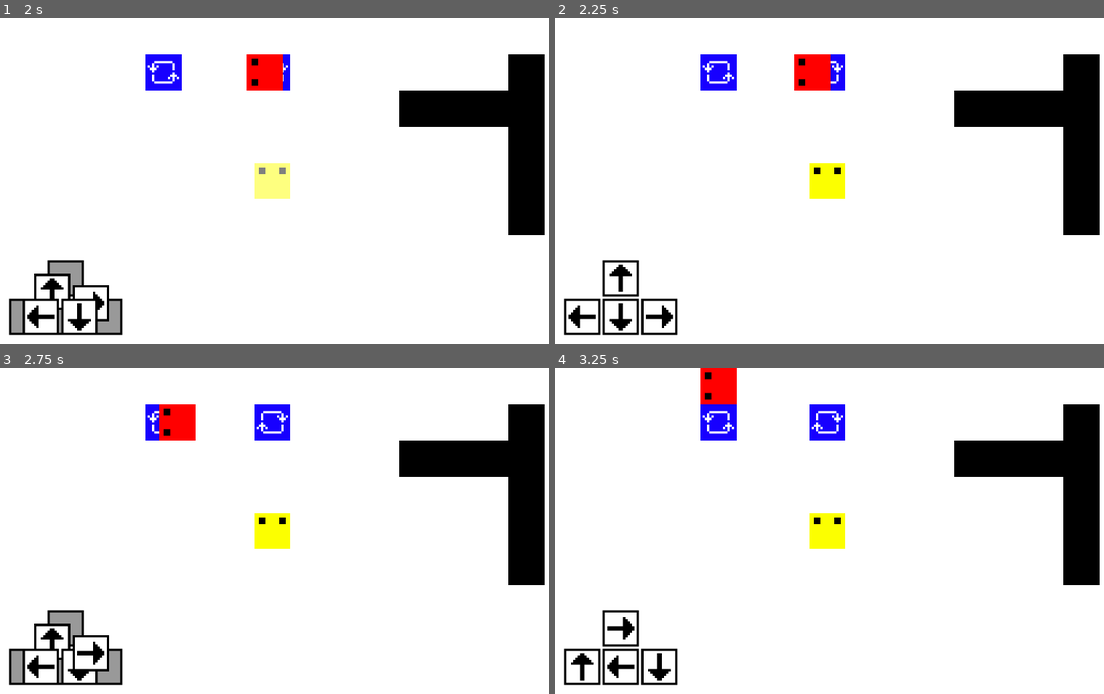
Above: before the commit, frames 1-4 (two rows, left to right).
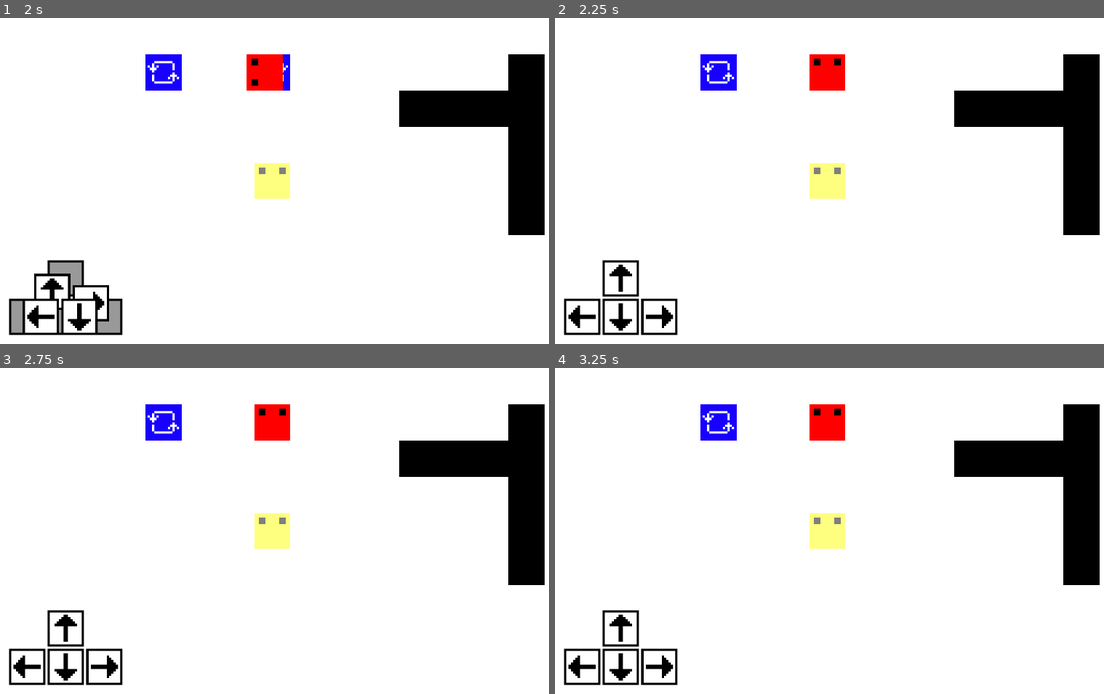
Above: after the commit, the same moments.

Repository: benwayland-cell/very-serious-game-module
Game: Godot game, scene res://test_area.tscn
The game is run twice, just before and just after one commit, with the same random seed, the same clock (stepped at 60 frames per second) and the same inputs.
Inputs:
- Up to frame 1 (2 s): tap Enter at 0.5 s; hold W (up) from 0.53 s (still down)
- Up to frame 2 (2.25 s): release W (up) at 2.03 s; hold A (left) from 2.03 s (still down)
- Up to frame 3 (2.75 s): keep holding A (left)
- Up to frame 4 (3.25 s): keep holding A (left)

Frame 1 is identical in both runs. In frame 2, 1.3% of the frame differs, in the area x 43-53%, y 11-56%; in frame 3, 4.1%, in the area x 1-53%, y 11-98%; in frame 4, 2.9%.

Commit message:
Improved movement

Diff:
--- a/player/player.gd
+++ b/player/player.gd
@@ -19,6 +19,11 @@
 
 var facing_direction: FacingDirections = FacingDirections.UP
 var direction: Vector2 = Vector2.ZERO
+
+var input_stack: Array[String] = []
+const INPUTS: Array[String] = ["up", "down", "left", "right"]
+const INPUTS_FACING_DIRECTIONS: Array[FacingDirections] = (
+		[FacingDirections.UP, FacingDirections.DOWN, FacingDirections.LEFT, FacingDirections.RIGHT])
 
 
 func _ready() -> void:
@@ -42,28 +47,44 @@
 		_handle_spinning()
 		return
 
+	_handle_facing_direction()
 	_handle_animation()
 	_handle_movement()
 
 
+func _handle_facing_direction() -> void:
+	for input in INPUTS:
+		if Input.is_action_just_pressed(input):
+			input_stack.append(input)
+		if not Input.is_action_pressed(input):
+			input_stack.erase(input)
+
+	if input_stack.size() > 0:
+		var current_input := input_stack[-1]
+		facing_direction = _input_to_facing_direction(current_input)
+
+
+func _input_to_facing_direction(input: String) -> FacingDirections:
+	return INPUTS_FACING_DIRECTIONS[INPUTS.find(input)]
+
+
 func _handle_animation() -> void:
-	if Input.is_action_pressed("up"):
-		sprite.frame = 0
-		facing_direction = FacingDirections.UP
-	if Input.is_action_pressed("right"):
-		sprite.frame = 1
-		facing_direction = FacingDirections.RIGHT
-	if Input.is_action_pressed("down"):
-		sprite.frame = 2
-		facing_direction = FacingDirections.DOWN
-	if Input.is_action_pressed("left"):
-		sprite.frame = 3
-		facing_direction = FacingDirections.LEFT
+	match facing_direction:
+		FacingDirections.UP:
+			sprite.frame = 0
+		FacingDirections.RIGHT:
+			sprite.frame = 1
+		FacingDirections.DOWN:
+			sprite.frame = 2
+		FacingDirections.LEFT:
+			sprite.frame = 3
 
 
 func _handle_movement() -> void:
 	direction = Vector2.ZERO
-	PlayerActions.run_actions()
+	if input_stack.size() > 0:
+		PlayerActions.do_action(_input_to_facing_direction(input_stack[-1]))
+
 	velocity = direction * speed
 	move_and_slide()
 	_keep_on_screen()
@@ -120,16 +141,16 @@
 
 
 func move_up() -> void:
-	direction += Vector2.UP
+	direction = Vector2.UP
 
 
 func move_down() -> void:
-	direction += Vector2.DOWN
+	direction = Vector2.DOWN
 
 
 func move_left() -> void:
-	direction += Vector2.LEFT
+	direction = Vector2.LEFT
 
 
 func move_right() -> void:
-	direction += Vector2.RIGHT
+	direction = Vector2.RIGHT
--- a/player/player_actions.gd
+++ b/player/player_actions.gd
@@ -15,15 +15,16 @@
 var right: Actions = Actions.MOVE_RIGHT
 
 
-func run_actions() -> void:
-	if Input.is_action_pressed("up"):
-		_run_action(up)
-	if Input.is_action_pressed("down"):
-		_run_action(down)
-	if Input.is_action_pressed("left"):
-		_run_action(left)
-	if Input.is_action_pressed("right"):
-		_run_action(right)
+func do_action(direction: Player.FacingDirections) -> void:
+	match direction:
+		Player.FacingDirections.UP:
+			_run_action(up)
+		Player.FacingDirections.DOWN:
+			_run_action(down)
+		Player.FacingDirections.LEFT:
+			_run_action(left)
+		Player.FacingDirections.RIGHT:
+			_run_action(right)
 
 
 func _run_action(action: Actions) -> void:
